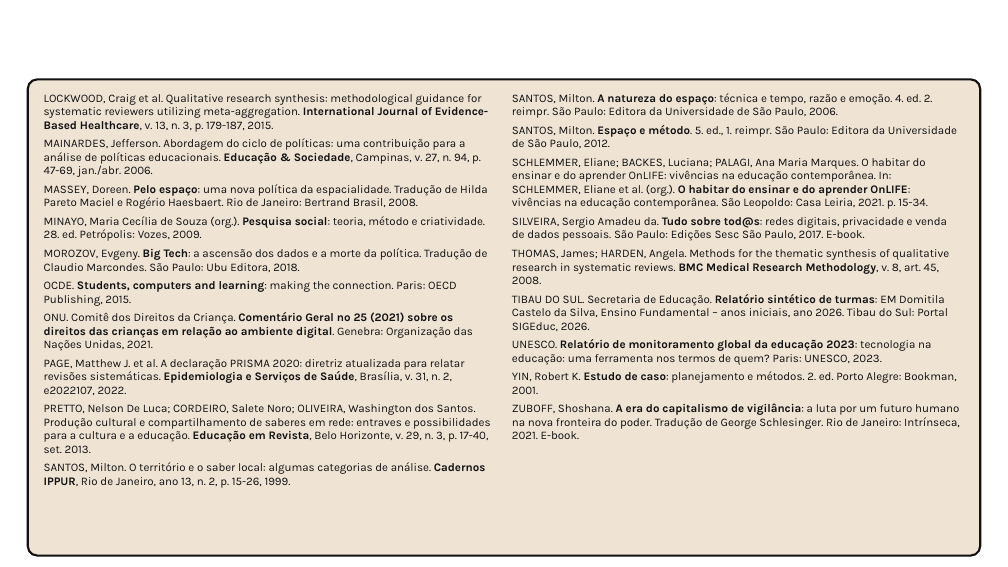
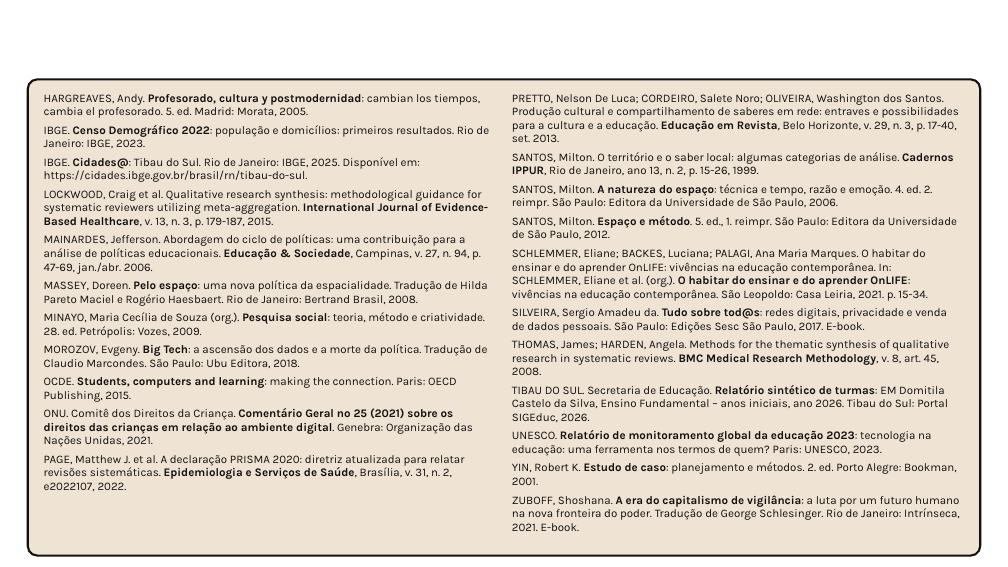
Before and after one commit to yzynya-beep/Tese, a slide deck: slide 31 of apresentacao_qualificacao/Qualificacao_PNED_Pipa.pptx (slide 30 before the commit). Drawn at 1008x567 pixels with LibreOffice and Linux fonts; fonts in the diff are those of the drawing; background and template pictures are left out. Boxes give left, top, right and bottom in pixels: in the first picture for what was removed or moved away, otherwise in the second. Text is boxed around its words. In the diff, an @@ line names an element or a change of style, - is before the commit and + after.

```diff
--- a/apresentacao_qualificacao/Qualificacao_PNED_Pipa.pptx
+++ b/apresentacao_qualificacao/Qualificacao_PNED_Pipa.pptx
@@ text at bbox=[44, 94, 489, 182]: paragraphs added @@
+HARGREAVES, Andy. Profesorado, cultura y postmodernidad: cambian los tiempos, cambia el profesorado. 5. ed. Madrid: Morata, 2005.
+IBGE. Censo Demográfico 2022: população e domicílios: primeiros resultados. Rio de Janeiro: IBGE, 2023.
+IBGE. Cidades@: Tibau do Sul. Rio de Janeiro: IBGE, 2025. Disponível em: https://cidades.ibge.gov.br/brasil/rn/tibau-do-sul.
@@ text at bbox=[512, 94, 959, 177]: paragraphs added @@
+PRETTO, Nelson De Luca; CORDEIRO, Salete Noro; OLIVEIRA, Washington dos Santos. Produção cultural e compartilhamento de saberes em rede: entraves e possibilidades para a cultura e a educação. Educação em Revista, Belo Horizonte, v. 29, n. 3, p. 17-40, set. 2013.
+SANTOS, Milton. O território e o saber local: algumas categorias de análise. Cadernos IPPUR, Rio de Janeiro, ano 13, n. 2, p. 15-26, 1999.
@@ text at bbox=[44, 404, 490, 488]: paragraphs removed @@
-PRETTO, Nelson De Luca; CORDEIRO, Salete Noro; OLIVEIRA, Washington dos Santos. Produção cultural e compartilhamento de saberes em rede: entraves e possibilidades para a cultura e a educação. Educação em Revista, Belo Horizonte, v. 29, n. 3, p. 17-40, set. 2013.
-SANTOS, Milton. O território e o saber local: algumas categorias de análise. Cadernos IPPUR, Rio de Janeiro, ano 13, n. 2, p. 15-26, 1999.
```
Also in this commit, not shown: 15 other slides changed, 1 slide added, 5 other files.
